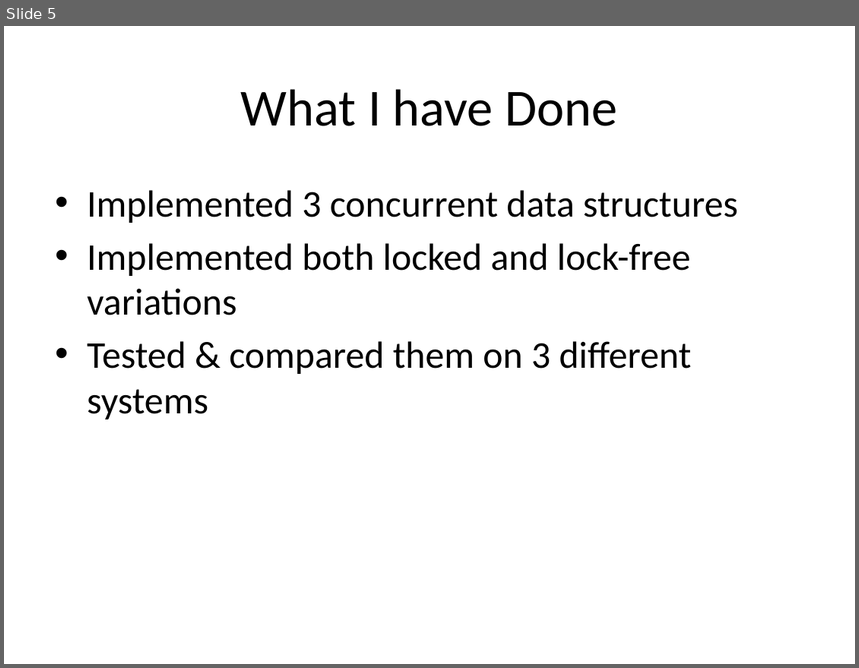
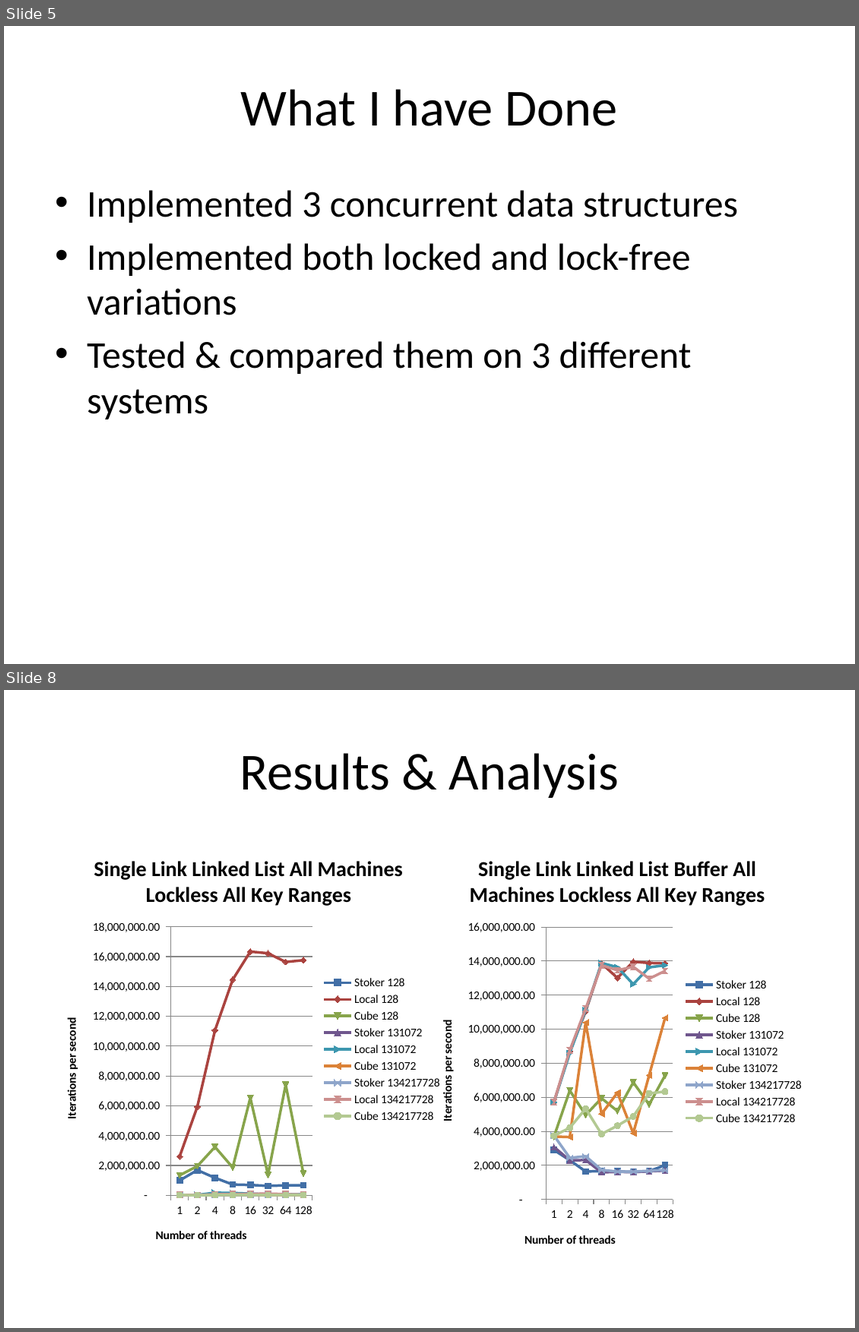
Before and after one commit to gibsonma/FYP, a slide deck: Report/FYP_Presentation.pptx. Shown one above the other, each under a label of ours: slide 5 before the commit, slides 5 and 8 after it; the slides between them are not shown. The pictures are 859x668 and 859x1332 pixels, drawn with LibreOffice and Linux fonts; fonts in the diff are those of the drawing. Boxes give left, top, right and bottom in pixels: in the first picture for what was removed or moved away, otherwise in the second. Text is boxed around its words. In the diff, an @@ line names an element or a change of style, - is before the commit and + after.

```diff
--- a/Report/FYP_Presentation.pptx
+++ b/Report/FYP_Presentation.pptx
@@ slide 8 added at box(4, 690, 855, 1328), background #FFFFFF @@
@@ title added at box(240, 753, 619, 798), 44 pt, text #000000 @@
+Results & Analysis
@@ line chart added at box(47, 839, 451, 1260) @@
+title "Single Link Linked List All Machines Lockless All Key Ranges"
+categories: 1, 2, 4, 8, 16, 32, 64, 128
+Stoker 128: 1000000, 1700000, 1200000, 700000, 700000, 600000, 700000, 700000
+Local 128: 2600000, 5900000, 11100000, 14500000, 16300000, 16200000, 15600000, 15800000
+Cube 128: 1300000, 2000000, 3200000, 1900000, 6500000, 1400000, 7400000, 1500000
+Stoker 131072: 0, 0, 0, 0, 0, 0, 100000, 0
+Local 131072: 0, 0, 200000, 200000, 100000, 100000, 100000, 100000
+Cube 131072: 0, 0, 0, 0, 0, 0, 0, 0
+Stoker 134217728: 0, 0, 0, 0, 0, 0, 0, 0
+Local 134217728: 0, 0, 100000, 100000, 100000, 100000, 100000, 0
+Cube 134217728: 0, 0, 0, 0, 0, 0, 0, 0
@@ line chart added at box(423, 839, 813, 1265) @@
+title "Single Link Linked List Buffer All Machines Lockless All Key Ranges"
+categories: 1, 2, 4, 8, 16, 32, 64, 128
+Stoker 128: 2900000, 2300000, 1600000, 1700000, 1600000, 1600000, 1700000, 2000000
+Local 128: 5700000, 8700000, 11000000, 13900000, 13000000, 14000000, 13900000, 13900000
+Cube 128: 3700000, 6400000, 5000000, 5900000, 5200000, 6900000, 5600000, 7300000
+Stoker 131072: 3100000, 2300000, 2300000, 1600000, 1600000, 1600000, 1700000, 1700000
+Local 131072: 5700000, 8600000, 11100000, 13900000, 13600000, 12600000, 13600000, 13800000
+Cube 131072: 3700000, 3700000, 10400000, 5000000, 6300000, 3900000, 7300000, 10700000
+Stoker 134217728: 3800000, 2400000, 2500000, 1700000, 1600000, 1600000, 1700000, 1700000
+Local 134217728: 5700000, 8800000, 11200000, 13800000, 13500000, 13700000, 13000000, 13400000
+Cube 134217728: 3700000, 4200000, 5300000, 3800000, 4300000, 4900000, 6200000, 6300000
```
Also in this commit, not shown: 4 slides changed, 2 other slides added, 1 slide removed, 3 other files.
